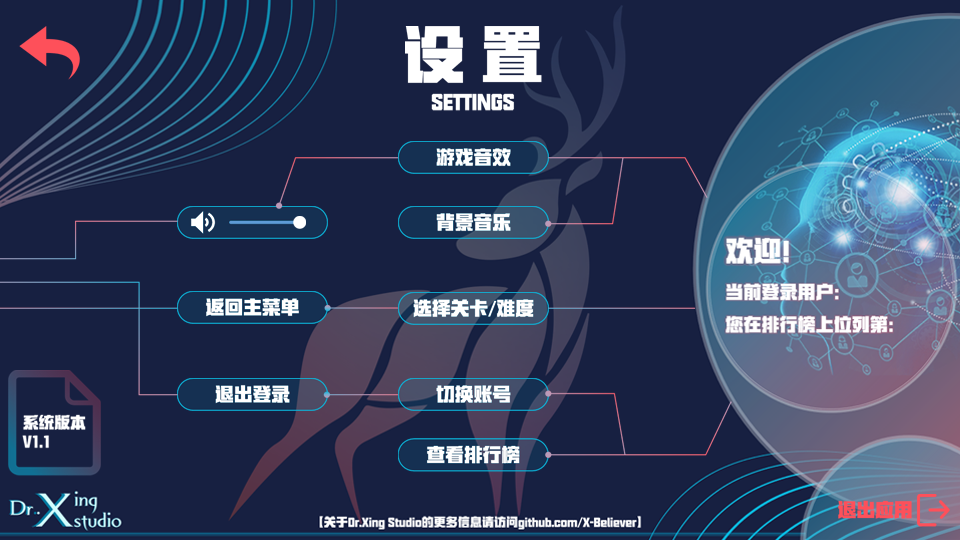
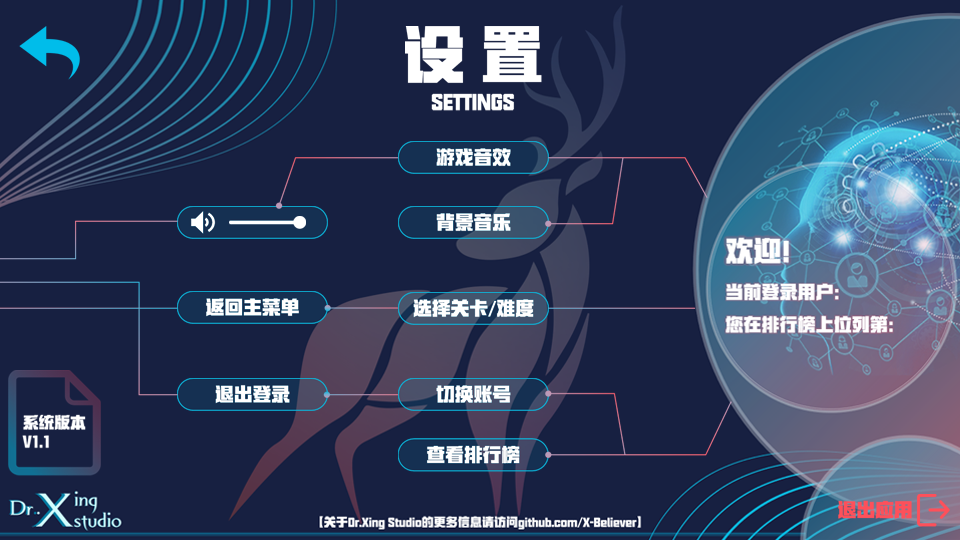
Comparing the layer stacks of the two 960px x 540px images. Changes:
hid group "红按钮" (11 layers) over (19, 26, 294, 225)
moved "调节音量 拷贝" above "选择主题 拷贝", painted on it over (229, 220, 294, 225)
showed group "按钮蓝" (10 layers) over (19, 26, 294, 225)
painted on "调节音量" over (229, 220, 294, 225)
